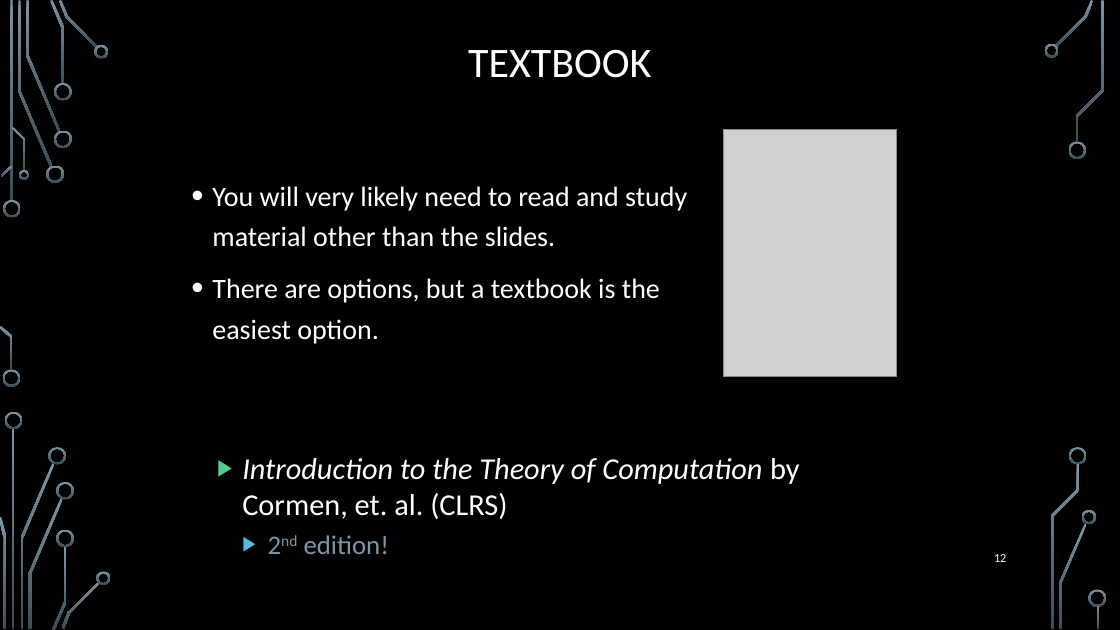
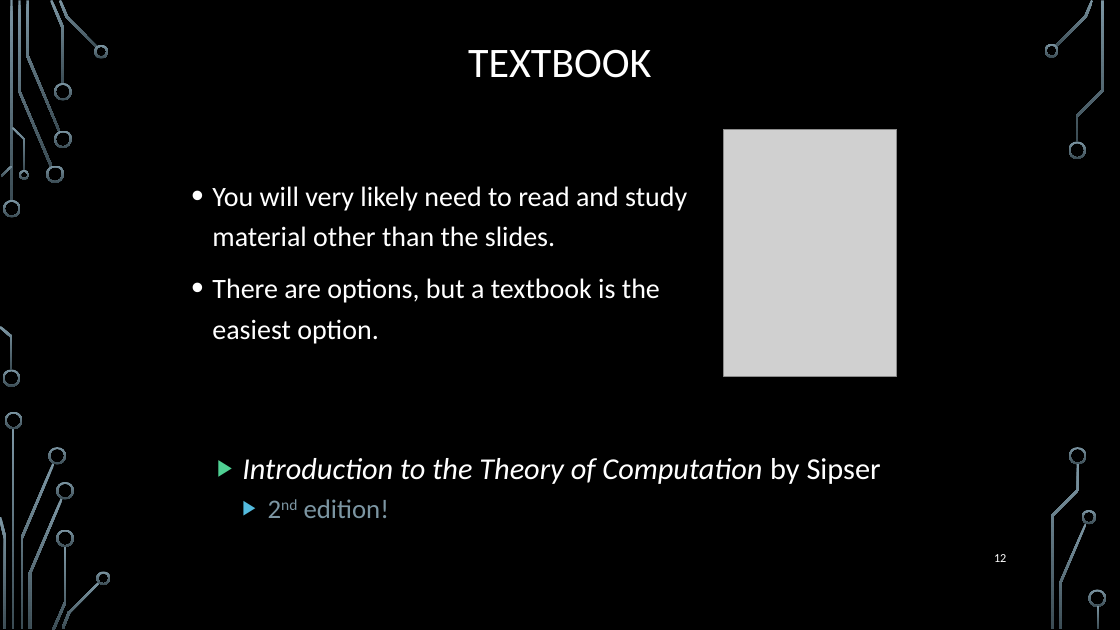
Before and after one commit to markfloryan/dmt2, a slide deck: slide 12 of slides/00-CourseIntroduction.pptx. Drawn at 1120x630 pixels with LibreOffice and Linux fonts; fonts in the diff are those of the drawing; grey boxes stand for pictures; background and template pictures are left out. Boxes give left, top, right and bottom in pixels: in the first picture for what was removed or moved away, otherwise in the second. Text is boxed around its words. In the diff, an @@ line names an element or a change of style, - is before the commit and + after.

Commit message:
slide updates

```diff
--- a/slides/00-CourseIntroduction.pptx
+++ b/slides/00-CourseIntroduction.pptx
@@ text at (242, 458, 881, 484): text changed @@
-▶ Introduction to the Theory of Computation by Cormen, et. al. (CLRS)
+▶ Introduction to the Theory of Computation by Sipser
```
Also in this commit, not shown: 1 slide added, 1 other file.
